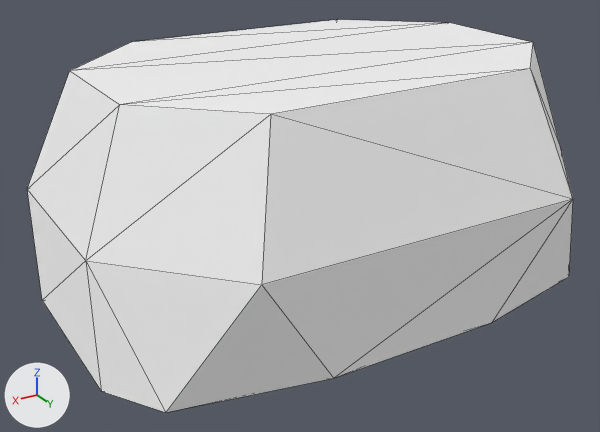
What one commit did to the glTF model game/modules/species/Human/Female/character_models/huf_pelvis.gltf.
Camera for both pictures: a 50 mm camera at (22.2, 34.9, 19.1) aimed at (0.9, -0.5, 1.5). Arrows for +X, +Y and +Z are at lower left; the lights stay in place. Mesh edges are drawn as thin lines. Vertices at the same position are counted once.

Objects in the first picture: 'foot (11)'.
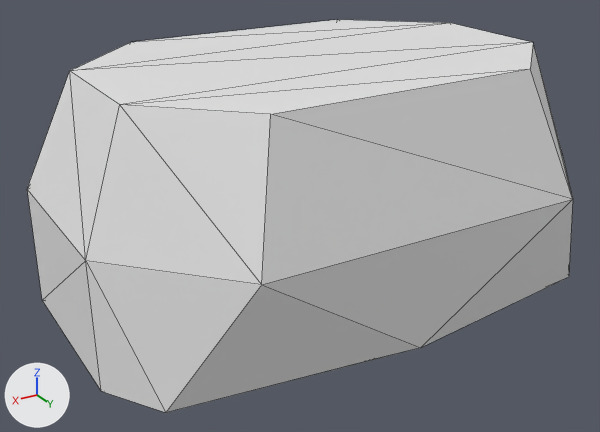
Location of each change, [x1, y1, x2, y2] in pixels of the pictures (600 x 432 px; the box of a moved part takes in the faces that stretch with it):
'foot (11)', recoloured, surface changed, reshaped: [27, 20, 573, 413] in both
part 1 of me_geometry_n28192, moved or reshaped: [27, 44, 573, 412] in both

The change, as a list of edits to the scene's bpy script:
```text
Change mat_standard:
    mat_standard.metallic: 1.0 -> 0.0
    mat_standard.roughness: 1.0 -> 0.5
    mat_standard.base_color: (1.0, 1.0, 1.0) -> (0.8, 0.8, 0.8)  # white #ffffff -> white #e7e7e7
Change me_geometry_n28192:
    used by ob_foot__11; location = (-0.17, 0.0, -0.83)
    remove me_geometry_n28192.from_pydata(...)  # 30 vertices, 56 faces; spans x -14.1..14.1, y -9.8..9.2, z -4.3..10.8
    add me_geometry_n28192.from_pydata(...)  # 27 vertices, 50 faces; spans x -14.1..14.1, y -9.8..9.2, z -4.3..10.8
    me_geometry_n28192 part 1
    6 vertices are removed from x -4.8..4.8, y -5.7..8.5, z -4.3..-1.6
    34 faces are deleted
    3 vertices are added at (-0.2, 8.5, -1.6), (-0.2, 4.8, -4.3), (-0.1, -5.7, -4.3)
    28 new faces join them
```
